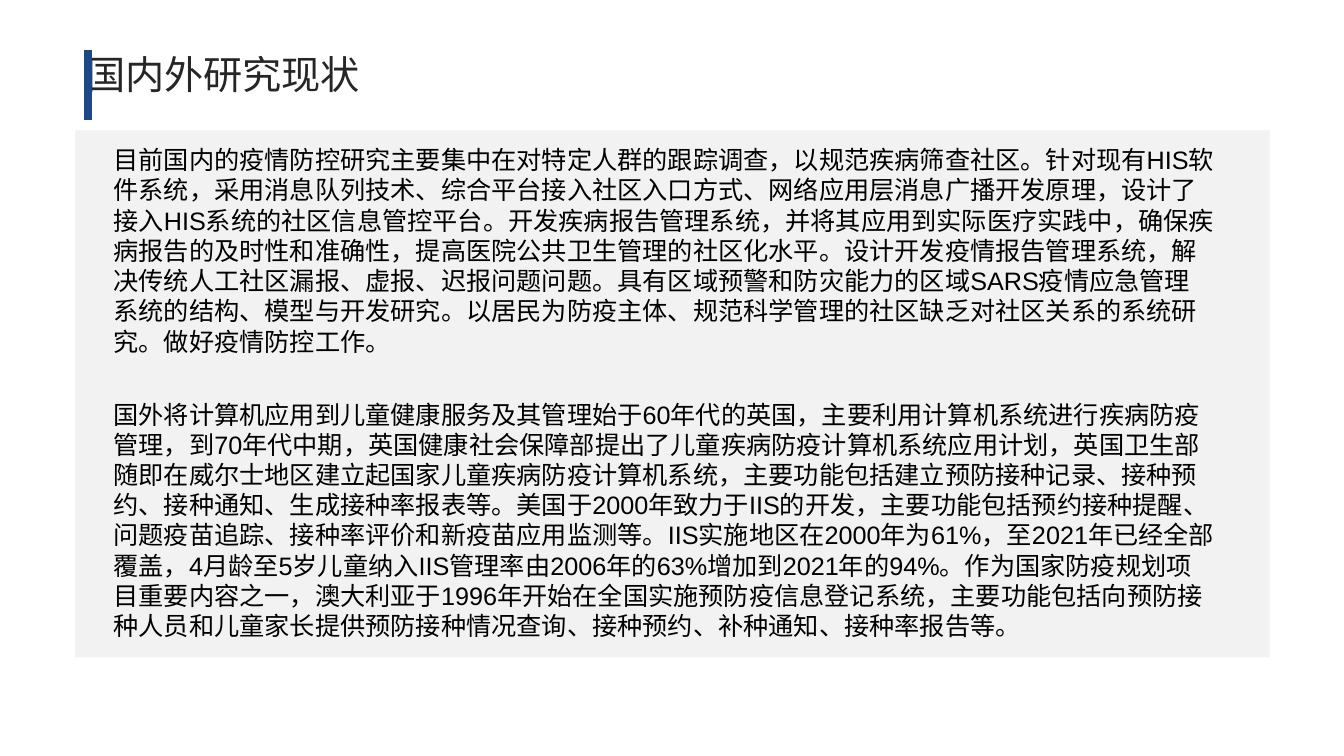
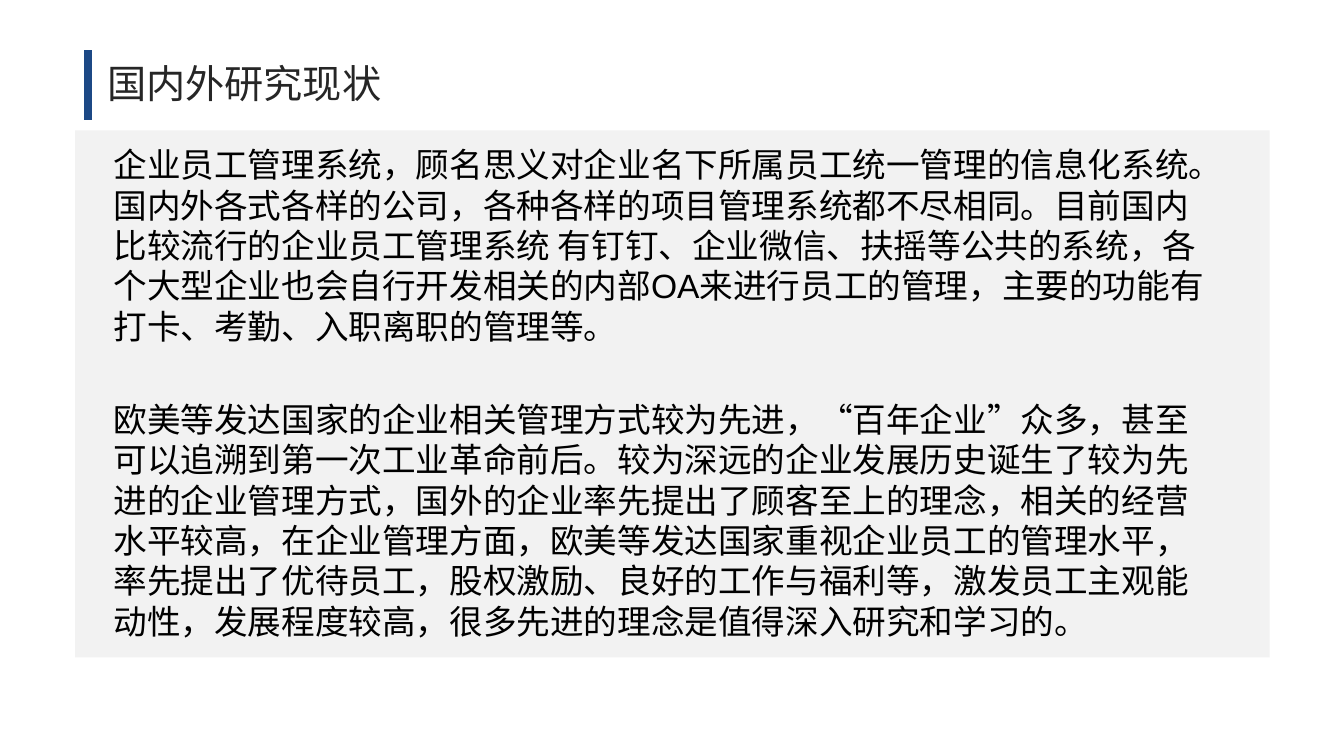
Before and after one commit to liushaoyi1996/lunwen, a slide deck: slide 5 of PPT/yuangong.pptx. Drawn at 1344x756 pixels with LibreOffice and Linux fonts; fonts in the diff are those of the drawing. Boxes give left, top, right and bottom in pixels: in the first picture for what was removed or moved away, otherwise in the second. Text is boxed around its words. In the diff, an @@ line names an element or a change of style, - is before the commit and + after.

```diff
--- a/PPT/yuangong.pptx
+++ b/PPT/yuangong.pptx
@@ text "国内外研究现状" rewrapped from <box>86,50,360,100</box> to <box>107,65,381,102</box> @@
@@ text at <box>113,148,1222,342</box>: text changed; size 18 to 24 pt @@
-目前国内的疫情防控研究主要集中在对特定人群的跟踪调查，以规范疾病筛查社区。针对现有HIS软件系统，采用消息队列技术、综合平台接入社区入口方式、网络应用层消息广播开发原理，设计了接入HIS系统的社区信息管控平台。开发疾病报告管理系统，并将其应用到实际医疗实践中，确保疾病报告的及时性和准确性，提高医院公共卫生管理的社区化水平。设计开发疫情报告管理系统，解决传统人工社区漏报、虚报、迟报问题问题。具有区域预警和防灾能力的区域SARS疫情应急管理系统的结构、模型与开发研究。以居民为防疫主体、规范科学管理的社区缺乏对社区关系的系统研究。做好疫情防控工作。
+企业员工管理系统，顾名思义对企业名下所属员工统一管理的信息化系统。国内外各式各样的公司，各种各样的项目管理系统都不尽相同。目前国内比较流行的企业员工管理系统 有钉钉、企业微信、扶摇等公共的系统，各个大型企业也会自行开发相关的内部OA来进行员工的管理，主要的功能有打卡、考勤、入职离职的管理等。
@@ text at <box>113,403,1188,638</box>: text changed; size 18 to 24 pt @@
-国外将计算机应用到儿童健康服务及其管理始于60年代的英国，主要利用计算机系统进行疾病防疫管理，到70年代中期，英国健康社会保障部提出了儿童疾病防疫计算机系统应用计划，英国卫生部随即在威尔士地区建立起国家儿童疾病防疫计算机系统，主要功能包括建立预防接种记录、接种预约、接种通知、生成接种率报表等。美国于2000年致力于IIS的开发，主要功能包括预约接种提醒、问题疫苗追踪、接种率评价和新疫苗应用监测等。IIS实施地区在2000年为61%，至2021年已经全部覆盖，4月龄至5岁儿童纳入IIS管理率由2006年的63%增加到2021年的94%。作为国家防疫规划项目重要内容之一，澳大利亚于1996年开始在全国实施预防疫信息登记系统，主要功能包括向预防接种人员和儿童家长提供预防接种情况查询、接种预约、补种通知、接种率报告等。
+欧美等发达国家的企业相关管理方式较为先进，“百年企业”众多，甚至可以追溯到第一次工业革命前后。较为深远的企业发展历史诞生了较为先进的企业管理方式，国外的企业率先提出了顾客至上的理念，相关的经营水平较高，在企业管理方面，欧美等发达国家重视企业员工的管理水平，率先提出了优待员工，股权激励、良好的工作与福利等，激发员工主观能动性，发展程度较高，很多先进的理念是值得深入研究和学习的。
```
Also in this commit, not shown: 6 other slides changed, 3 slides added, 4 slides removed, 2 other files.
